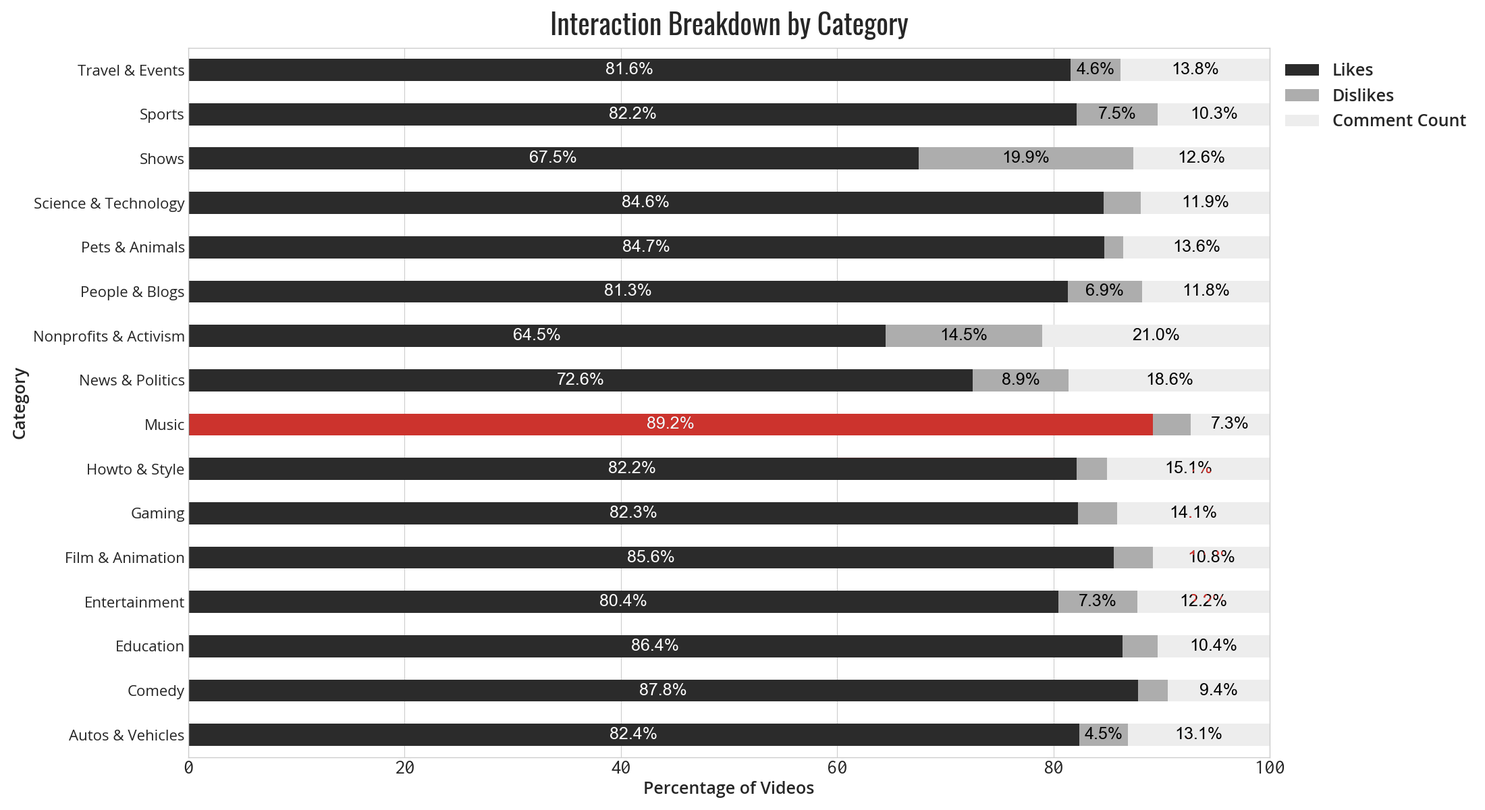
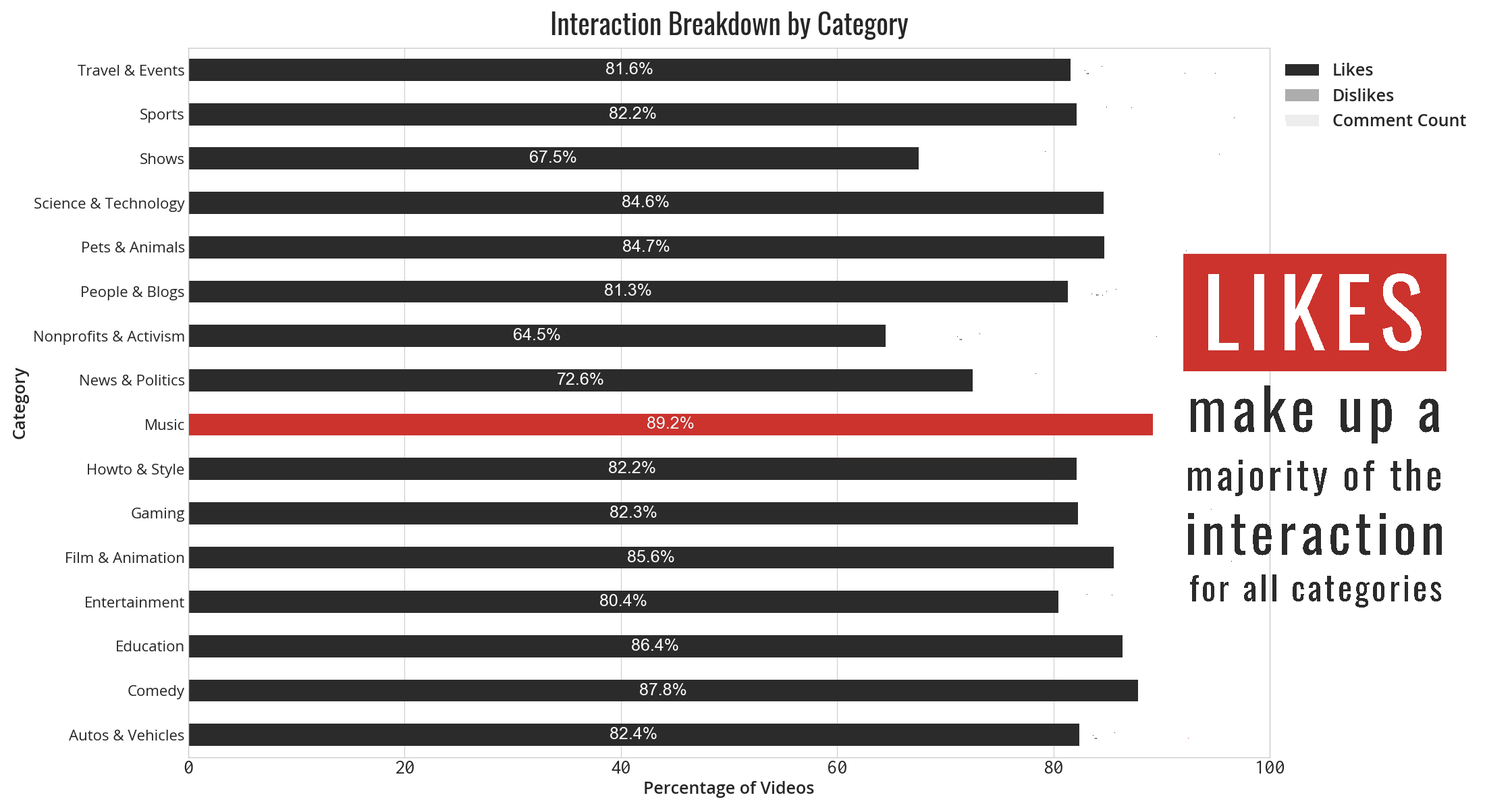
The second 1485px x 810px image is a revision of the first. Changes to its layers:
showed "interaction" over <box>1188,513,1443,556</box>
showed "for all categories" over <box>1190,574,1442,608</box>
showed "make up a" over <box>1190,385,1440,444</box>
showed "majority of the" over <box>1188,459,1441,497</box>
showed "LIKES" over <box>1208,273,1422,352</box>
showed "Layer 3" over <box>1183,253,1447,372</box>
showed "Layer 2" over <box>885,58,1367,747</box>
